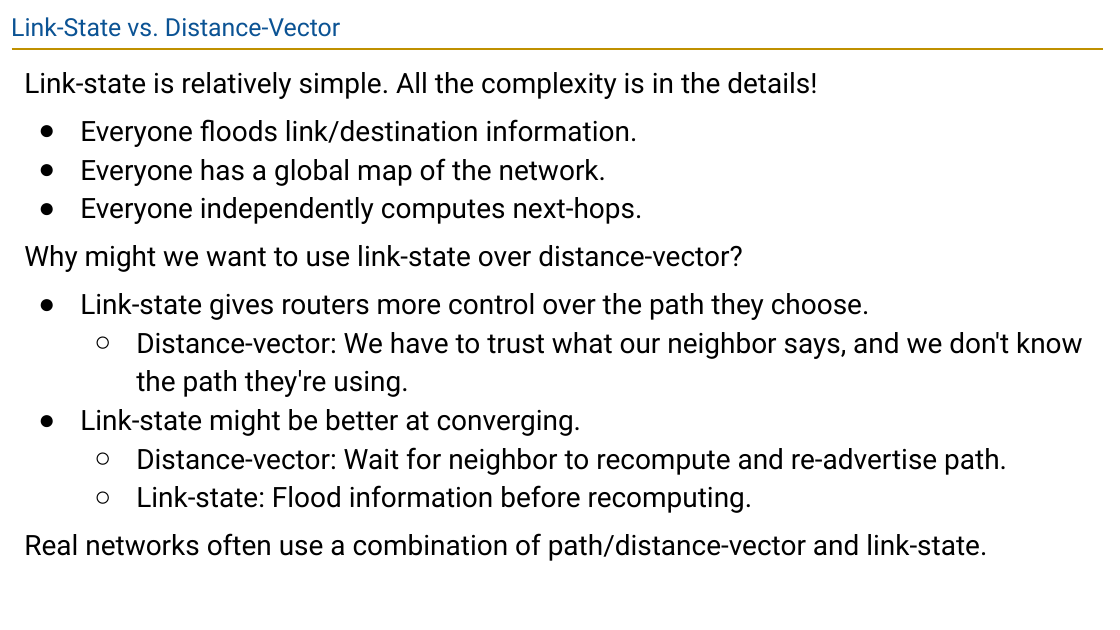
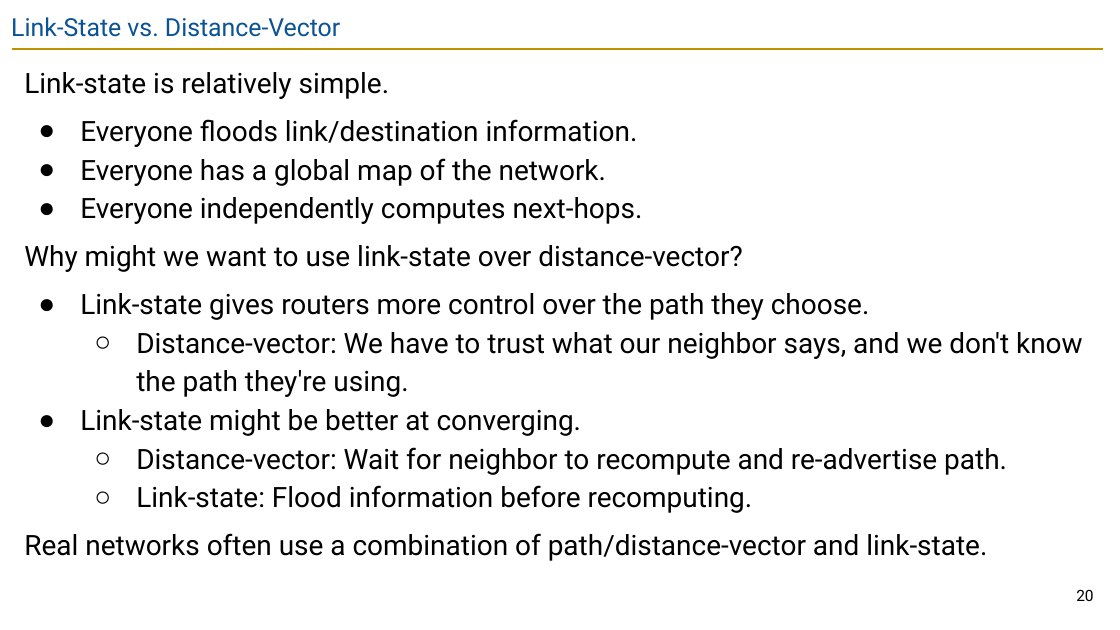
Before and after one commit to guhofstra/CSC175Sp26, a slide deck: slide 20 of PPTs/Lecture 5.3 - Link-State.pptx. Drawn at 1120x630 pixels with LibreOffice and Linux fonts; fonts in the diff are those of the drawing. Boxes give left, top, right and bottom in pixels: in the first picture for what was removed or moved away, otherwise in the second. Text is boxed around its words. In the diff, an @@ line names an element or a change of style, - is before the commit and + after.

```diff
--- a/PPTs/Lecture 5.3 - Link-State.pptx
+++ b/PPTs/Lecture 5.3 - Link-State.pptx
@@ text at (x1=24, y1=72, x2=389, y2=99): text changed @@
-Link-state is relatively simple. All the complexity is in the details!
+Link-state is relatively simple.
@@ page number added at (x1=1076, y1=589, x2=1093, y2=601), 10 pt, text #000000 @@
+20
```
Also in this commit, not shown: 18 other slides changed, 1 slide added, 5 other files.
